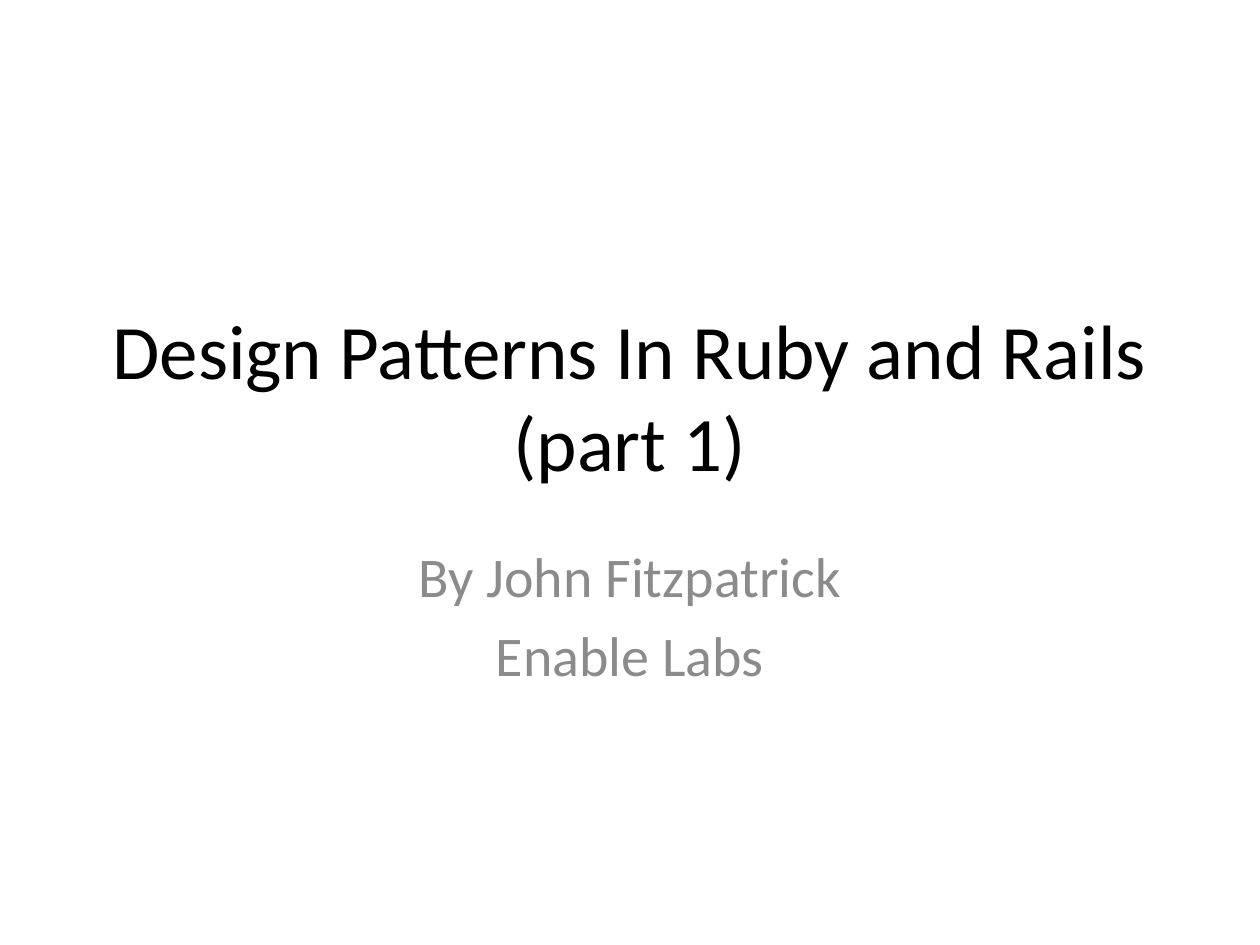
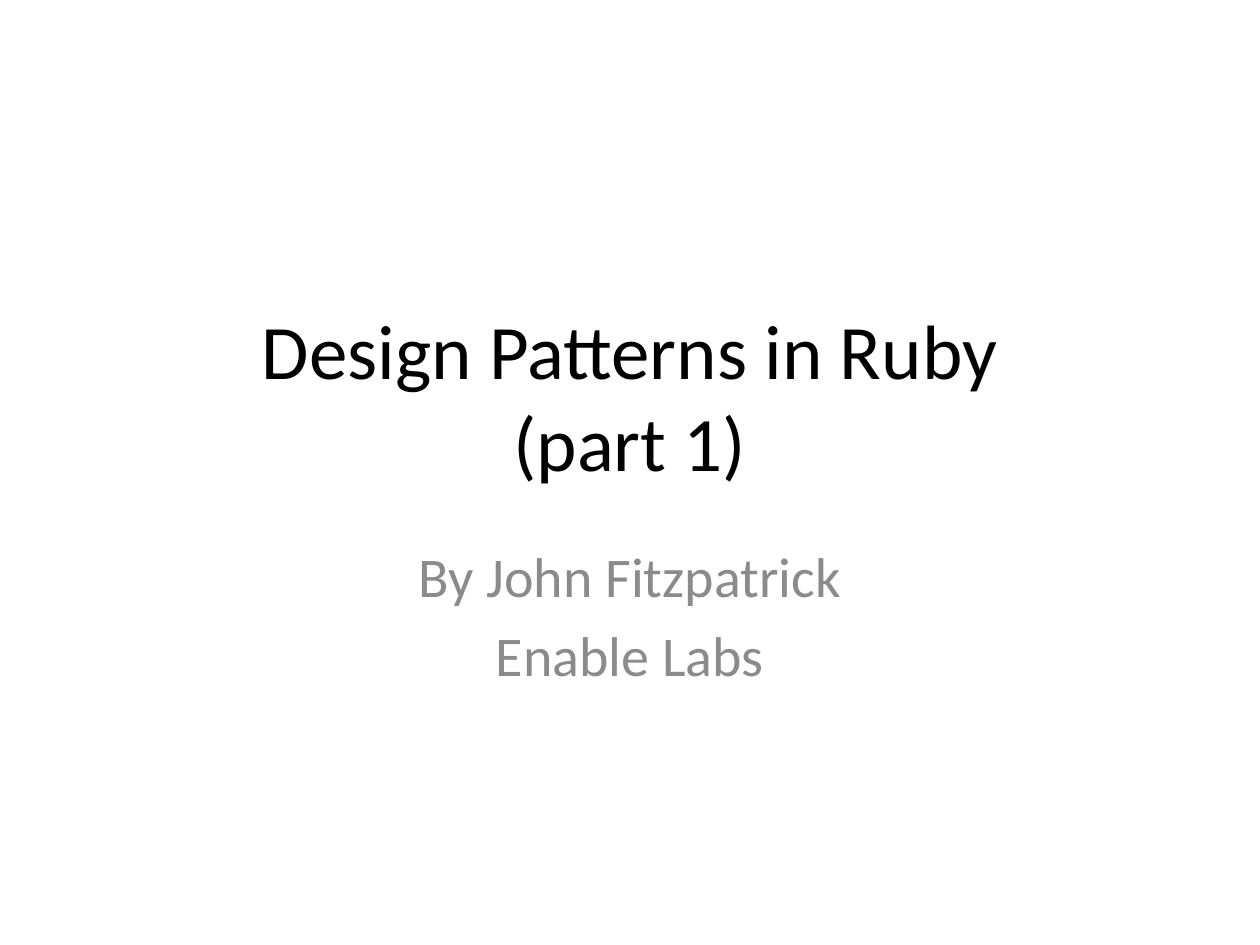
Before and after one commit to john-fitzpatrick/design_patterns, a slide deck: slide 1 of DesignPatterns.pptx. Drawn at 1260x945 pixels with LibreOffice and Linux fonts; fonts in the diff are those of the drawing. Boxes give left, top, right and bottom in pixels: in the first picture for what was removed or moved away, otherwise in the second. Text is boxed around its words. In the diff, an @@ line names an element or a change of style, - is before the commit and + after.

Commit message:
fixed some typos in presentation

```diff
--- a/DesignPatterns.pptx
+++ b/DesignPatterns.pptx
@@ title at (x1=262, y1=325, x2=997, y2=484): text changed @@
-Design Patterns In Ruby and Rails
-(part 1)
+Design Patterns in Ruby
+(part 1)
```
Also in this commit, not shown: 6 other slides changed, 1 other file.
